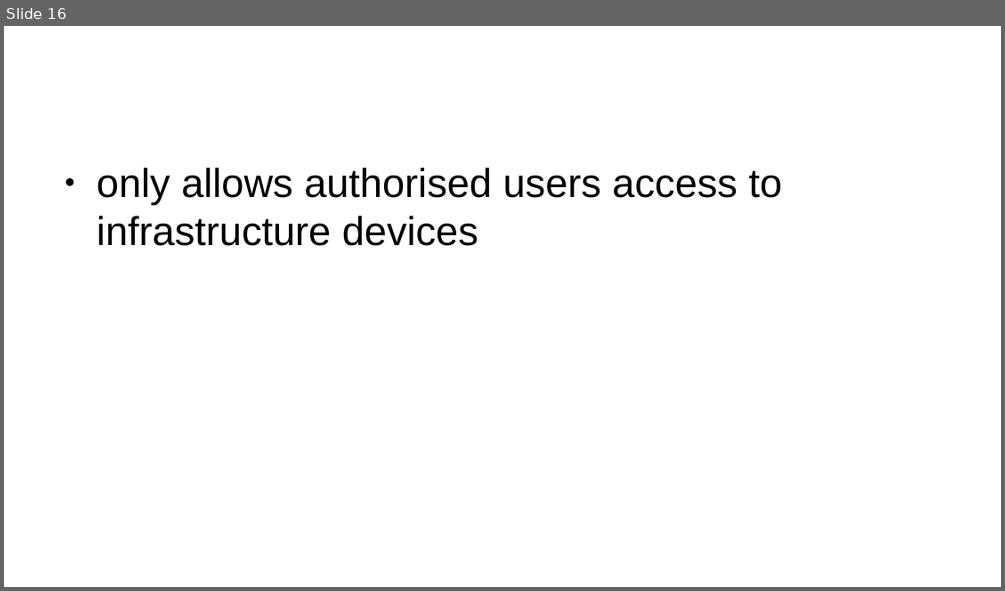
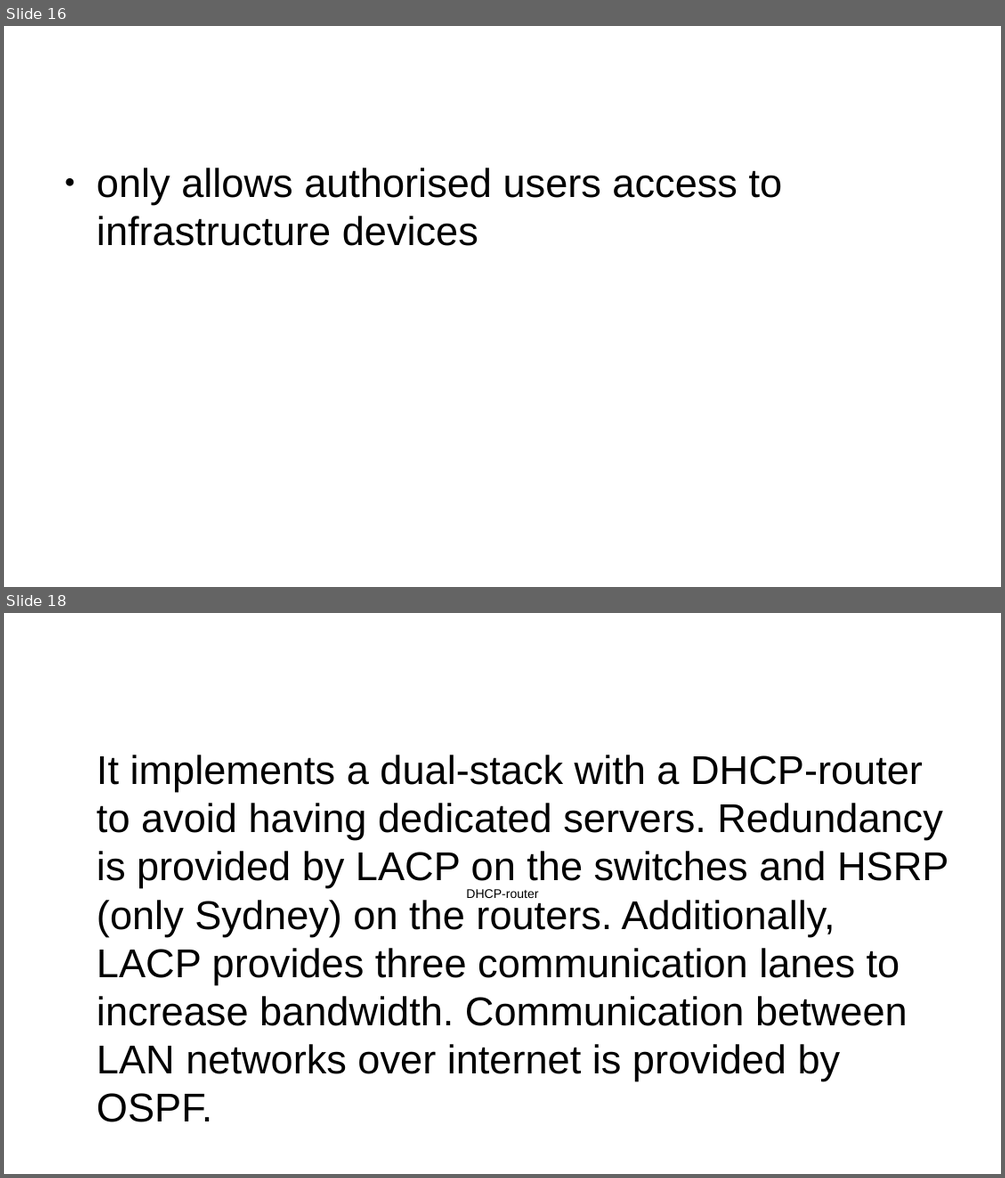
Before and after one commit to Advanced-Diploma-of-IT-Tel-Network-Eng/Assessments, a slide deck: TERM1-BLOCK1/2-ICTNWK541-Configure_Verify_Troubleshoot_WAN_links-IP_services/Assessmet_Task2/Task2/PacketTracer/guide-presentation.pptx. Shown one above the other, each under a label of ours: slide 16 before the commit, slides 16 and 18 after it; the slides between them are not shown. The pictures are 1005x591 and 1005x1178 pixels, drawn with LibreOffice and Linux fonts; fonts in the diff are those of the drawing. Boxes give left, top, right and bottom in pixels: in the first picture for what was removed or moved away, otherwise in the second. Text is boxed around its words. In the diff, an @@ line names an element or a change of style, - is before the commit and + after.

```diff
--- a/TERM1-BLOCK1/2-ICTNWK541-Configure_Verify_Troubleshoot_WAN_links-IP_services/Assessmet_Task2/Task2/PacketTracer/guide-presentation.pptx
+++ b/TERM1-BLOCK1/2-ICTNWK541-Configure_Verify_Troubleshoot_WAN_links-IP_services/Assessmet_Task2/Task2/PacketTracer/guide-presentation.pptx
@@ slide 18 added at (4, 613, 1001, 1174), background #FFFFFF @@
@@ text added at (97, 755, 948, 1081), 32 pt, text #000000 @@
+It implements a dual-stack with a DHCP-router to avoid having dedicated servers. Redundancy is provided by LACP on the switches and HSRP (only Sydney) on the routers. Additionally, LACP provides three communication lanes to increase bandwidth. Communication between LAN networks over internet is provided by OSPF.
@@ text added at (466, 889, 538, 898), 10 pt, text #000000 @@
+DHCP-router
```
Also in this commit, not shown: 2 slides changed, 16 other slides added, 16 slides removed, 2 other files.
